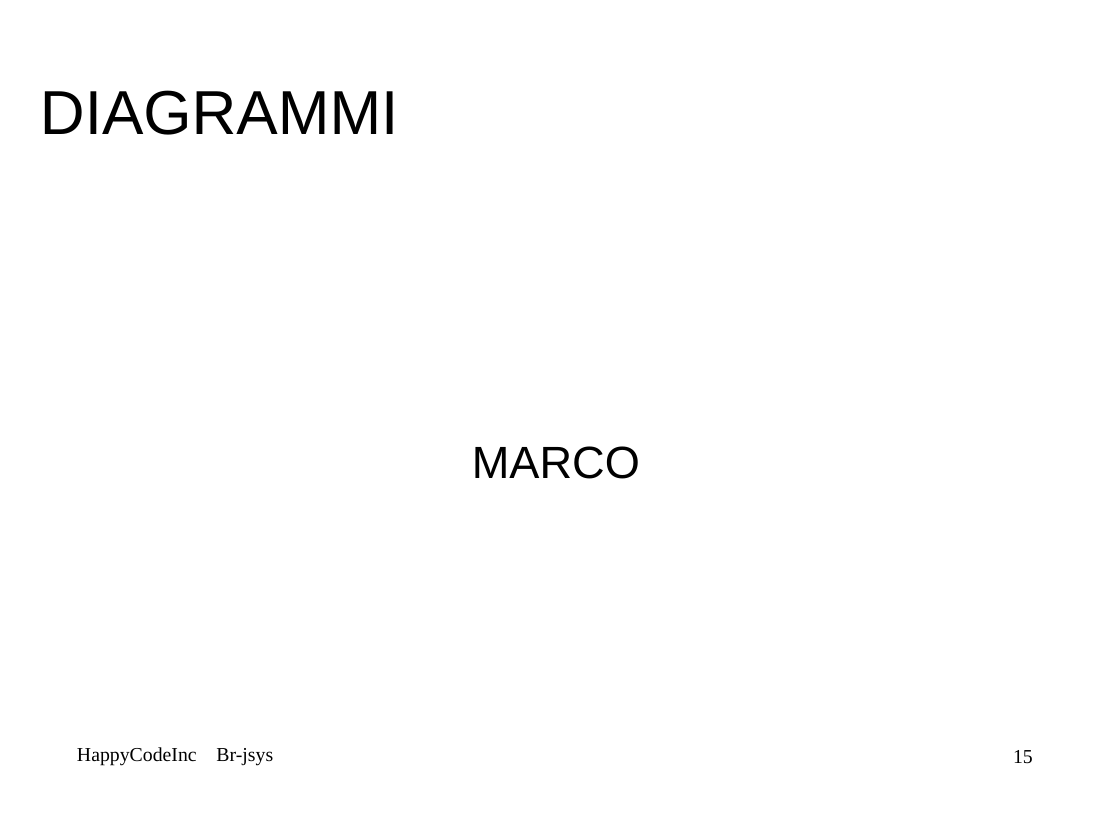
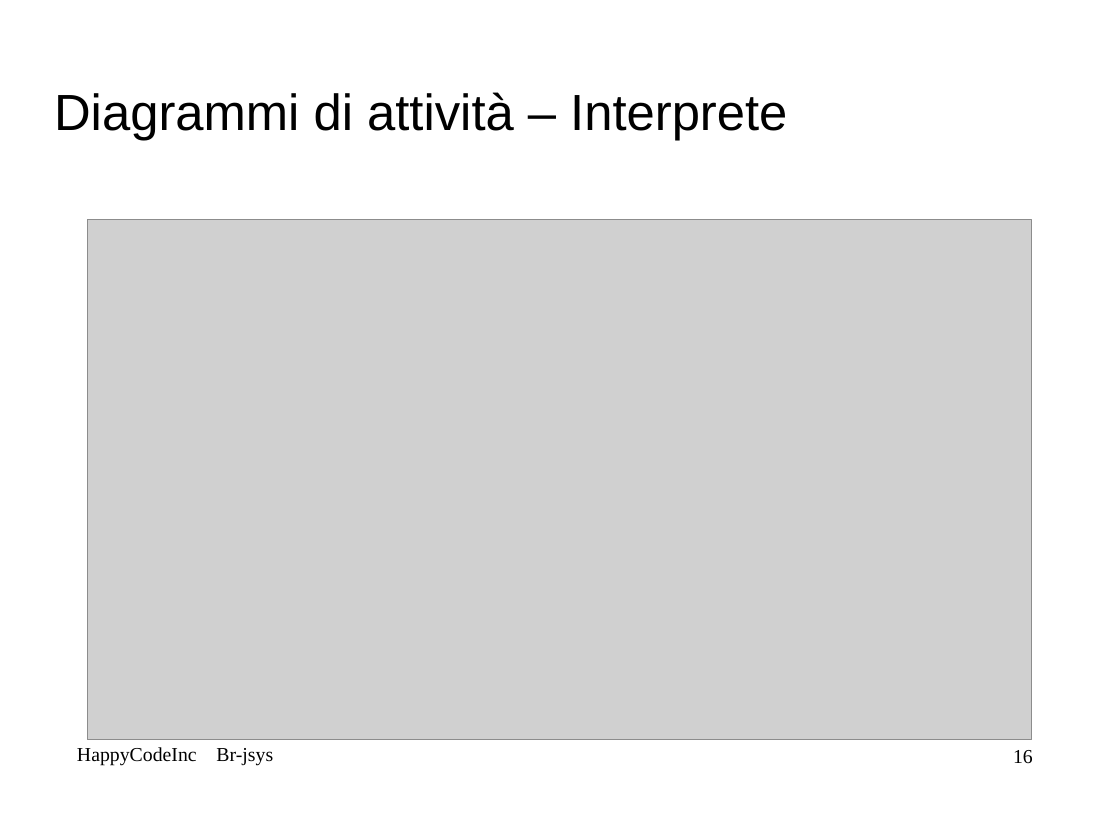
Before and after one commit to mbortola/br-jsys, a slide deck: slide 16 of trunk/RPD-presentation/RPD-presentation.odp (slide 15 before the commit). Drawn at 1120x840 pixels with LibreOffice and Linux fonts; fonts in the diff are those of the drawing; grey boxes stand for pictures; background and template pictures are left out. Boxes give left, top, right and bottom in pixels: in the first picture for what was removed or moved away, otherwise in the second. Text is boxed around its words. In the diff, an @@ line names an element or a change of style, - is before the commit and + after.

```diff
--- a/trunk/RPD-presentation/RPD-presentation.odp
+++ b/trunk/RPD-presentation/RPD-presentation.odp
@@ title at [54, 92, 787, 140]: text changed; size 44 to 36 pt @@
-DIAGRAMMI
+Diagrammi di attività – Interprete
@@ picture added at [87, 221, 1033, 741] @@
@@ subtitle removed at [472, 446, 640, 479] @@
-MARCO
@@ page number at [1013, 750, 1033, 764]: text changed @@
-15
+16
```
Also in this commit, not shown: 2 slides added.
